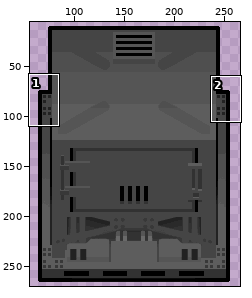
Sprite sheet, stored at Textures/Things/Building/Sintering_Furnace_north.png. The first picture is a wide view before the edit; the outline marks the close-up.
Close-up. Old version:
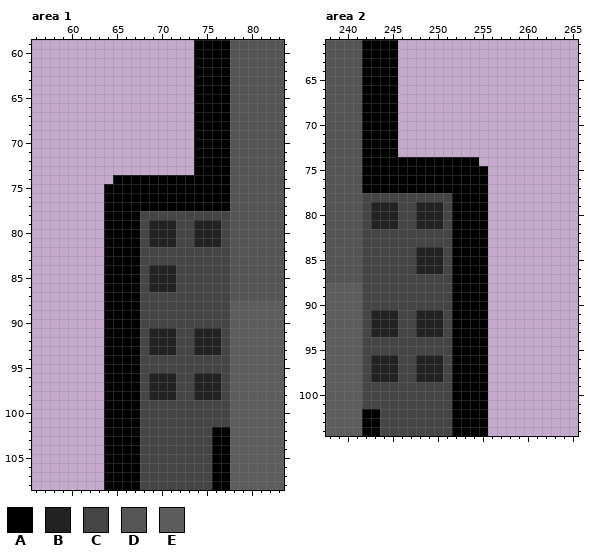
The file is 320x320 pixels. Colours within 5 levels of each other are drawn and written as one. Shown: area 1: x 56..83, y 59..108; area 2: x 238..265, y 61..104. The wide view leaves out empty margins.
Palette (. is transparent): A #000000  B #222222  C #454545  D #555555  E #5d5d5d
Pixels before, area 1, first column x 64:
 59 ..........AAAADDDDDD
 60 ..........AAAADDDDDD
 61 ..........AAAADDDDDD
 62 ..........AAAADDDDDD
 63 ..........AAAADDDDDD
 64 ..........AAAADDDDDD
 65 ..........AAAADDDDDD
 66 ..........AAAADDDDDD
 67 ..........AAAADDDDDD
 68 ..........AAAADDDDDD
 69 ..........AAAADDDDDD
 70 ..........AAAADDDDDD
 71 ..........AAAADDDDDD
 72 ..........AAAADDDDDD
 73 ..........AAAADDDDDD
 74 .AAAAAAAAAAAAADDDDDD
 75 AAAAAAAAAAAAAADDDDDD
 76 AAAAAAAAAAAAAADDDDDD
 77 AAAAAAAAAAAAAADDDDDD
 78 AAAACCCCCCCCCCDDDDDD
 79 AAAACBBBCCBBBCDDDDDD
 80 AAAACBBBCCBBBCDDDDDD
 81 AAAACBBBCCBBBCDDDDDD
 82 AAAACCCCCCCCCCDDDDDD
 83 AAAACCCCCCCCCCDDDDDD
 84 AAAACBBBCCCCCCDDDDDD
 85 AAAACBBBCCCCCCDDDDDD
 86 AAAACBBBCCCCCCDDDDDD
 87 AAAACCCCCCCCCCDDDDDD
 88 AAAACCCCCCCCCCEEEEEE
 89 AAAACCCCCCCCCCEEEEEE
 90 AAAACCCCCCCCCCEEEEEE
 91 AAAACBBBCCBBBCEEEEEE
 92 AAAACBBBCCBBBCEEEEEE
 93 AAAACBBBCCBBBCEEEEEE
 94 AAAACCCCCCCCCCEEEEEE
 95 AAAACCCCCCCCCCEEEEEE
 96 AAAACBBBCCBBBCEEEEEE
 97 AAAACBBBCCBBBCEEEEEE
 98 AAAACBBBCCBBBCEEEEEE
 99 AAAACCCCCCCCCCEEEEEE
100 AAAACCCCCCCCCCEEEEEE
101 AAAACCCCCCCCCCEEEEEE
102 AAAACCCCCCCCAAEEEEEE
103 AAAACCCCCCCCAAEEEEEE
104 AAAACCCCCCCCAAEEEEEE
105 AAAACCCCCCCCAAEEEEEE
106 AAAACCCCCCCCAAEEEEEE
107 AAAACCCCCCCCAAEEEEEE
108 AAAACCCCCCCCAAEEEEEE
Pixels before, area 2, first column x 238:
 61 DDDDAAAA..........
 62 DDDDAAAA..........
 63 DDDDAAAA..........
 64 DDDDAAAA..........
 65 DDDDAAAA..........
 66 DDDDAAAA..........
 67 DDDDAAAA..........
 68 DDDDAAAA..........
 69 DDDDAAAA..........
 70 DDDDAAAA..........
 71 DDDDAAAA..........
 72 DDDDAAAA..........
 73 DDDDAAAA..........
 74 DDDDAAAAAAAAAAAAA.
 75 DDDDAAAAAAAAAAAAAA
 76 DDDDAAAAAAAAAAAAAA
 77 DDDDAAAAAAAAAAAAAA
 78 DDDDCCCCCCCCCCAAAA
 79 DDDDCBBBCCBBBCAAAA
 80 DDDDCBBBCCBBBCAAAA
 81 DDDDCBBBCCBBBCAAAA
 82 DDDDCCCCCCCCCCAAAA
 83 DDDDCCCCCCCCCCAAAA
 84 DDDDCCCCCCBBBCAAAA
 85 DDDDCCCCCCBBBCAAAA
 86 DDDDCCCCCCBBBCAAAA
 87 DDDDCCCCCCCCCCAAAA
 88 EEEECCCCCCCCCCAAAA
 89 EEEECCCCCCCCCCAAAA
 90 EEEECCCCCCCCCCAAAA
 91 EEEECBBBCCBBBCAAAA
 92 EEEECBBBCCBBBCAAAA
 93 EEEECBBBCCBBBCAAAA
 94 EEEECCCCCCCCCCAAAA
 95 EEEECCCCCCCCCCAAAA
 96 EEEECBBBCCBBBCAAAA
 97 EEEECBBBCCBBBCAAAA
 98 EEEECBBBCCBBBCAAAA
 99 EEEECCCCCCCCCCAAAA
100 EEEECCCCCCCCCCAAAA
101 EEEECCCCCCCCCCAAAA
102 EEEEAACCCCCCCCAAAA
103 EEEEAACCCCCCCCAAAA
104 EEEEAACCCCCCCCAAAA
Now the later version:
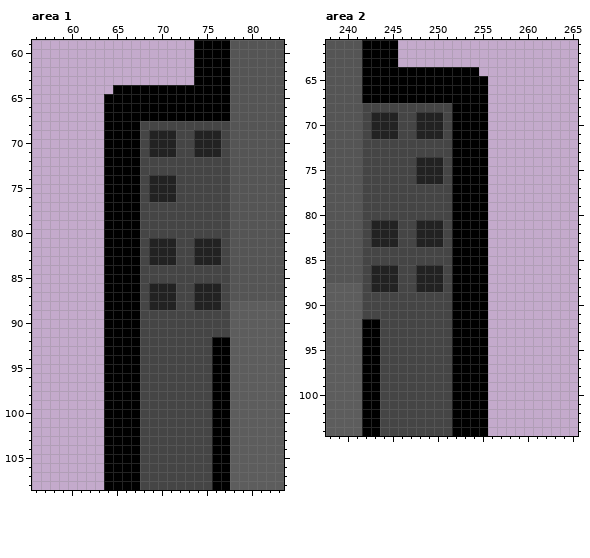
The exact change:
Area 1:
y 64: x 65..73 ......... -> AAAAAAAAA
y 65..67: x 64..73 .......... -> AAAAAAAAAA
y 68: x 64..77 ..........AAAA -> AAAACCCCCCCCCC
y 69..71: x 64..77 ..........AAAA -> AAAACBBBCCBBBC
y 72..73: x 64..77 ..........AAAA -> AAAACCCCCCCCCC
y 74: x 64 . -> A; x 68..77 AAAAAAAAAA -> CBBBCCCCCC
y 75..76: x 68..77 AAAAAAAAAA -> CBBBCCCCCC
y 77: x 68..77 AAAAAAAAAA -> CCCCCCCCCC
y 79..80: x 69..71 BBB -> CCC; x 74..76 BBB -> CCC
y 82..83: x 69..71 CCC -> BBB; x 74..76 CCC -> BBB
y 84..85: x 69..71 BBB -> CCC
y 86: x 74..76 CCC -> BBB
y 87..88: x 69..71 CCC -> BBB; x 74..76 CCC -> BBB
y 91: x 69..71 BBB -> CCC; x 74..76 BBB -> CCC
y 92..93: x 69..71 BBB -> CCC; x 74..77 BBBC -> CCAA
y 94..95: x 76..77 CC -> AA
y 96..98: x 69..71 BBB -> CCC; x 74..77 BBBC -> CCAA
y 99..101: x 76..77 CC -> AA
Area 2:
y 64: x 246..254 ......... -> AAAAAAAAA
y 65..67: x 246..255 .......... -> AAAAAAAAAA
y 68: x 242..255 AAAA.......... -> CCCCCCCCCCAAAA
y 69..71: x 242..255 AAAA.......... -> CBBBCCBBBCAAAA
y 72..73: x 242..255 AAAA.......... -> CCCCCCCCCCAAAA
y 74: x 242..251 AAAAAAAAAA -> CCCCCCBBBC; x 255 . -> A
y 75..76: x 242..251 AAAAAAAAAA -> CCCCCCBBBC
y 77: x 242..251 AAAAAAAAAA -> CCCCCCCCCC
y 79..80: x 243..245 BBB -> CCC; x 248..250 BBB -> CCC
y 82..83: x 243..245 CCC -> BBB; x 248..250 CCC -> BBB
y 84..85: x 248..250 BBB -> CCC
y 86: x 243..245 CCC -> BBB
y 87..88: x 243..245 CCC -> BBB; x 248..250 CCC -> BBB
y 91: x 243..245 BBB -> CCC; x 248..250 BBB -> CCC
y 92..93: x 242..245 CBBB -> AACC; x 248..250 BBB -> CCC
y 94..95: x 242..243 CC -> AA
y 96..98: x 242..245 CBBB -> AACC; x 248..250 BBB -> CCC
y 99..101: x 242..243 CC -> AA
Changed places in both close-ups, as pixel boxes (x1, y1, x2, y2):
changed: (104, 85, 230, 427)
changed: (362, 67, 488, 409)
